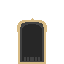
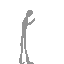
Revision of a layered 64 × 64 image; what changed, layer by layer:
added layer "Layer #2" above "Pasted Layer" over [19, 10, 35, 64]
hid "Pasted Layer" over [20, 22, 44, 62]
hid "Layer", painted on it over [17, 16, 47, 64]
